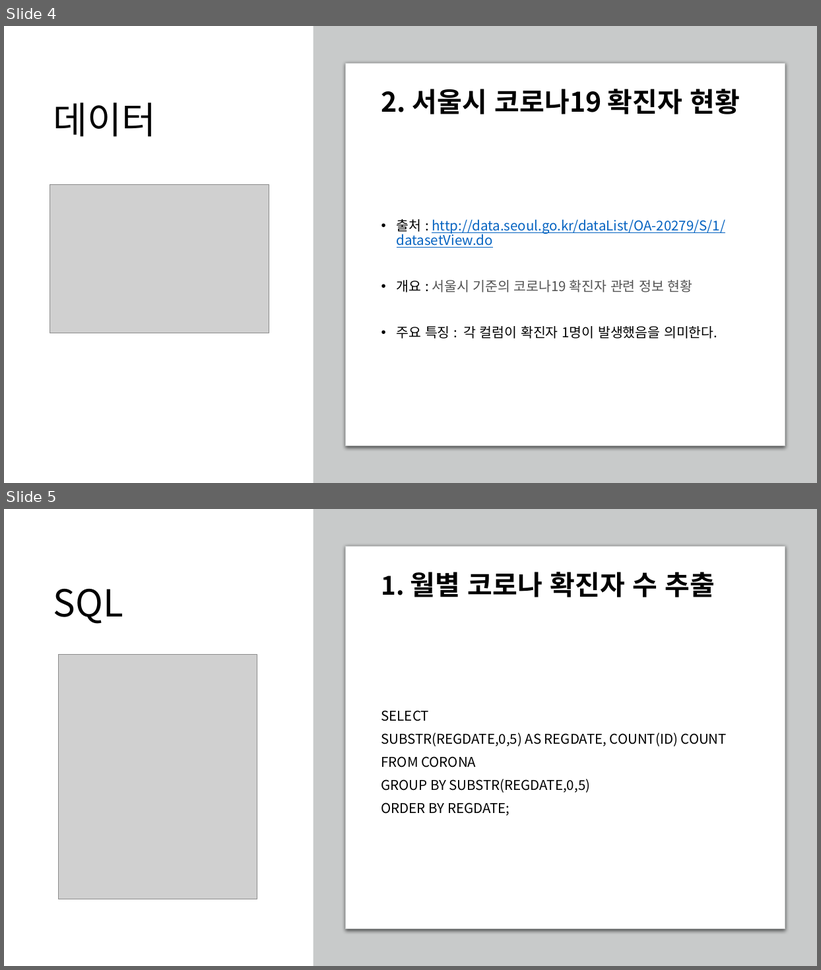
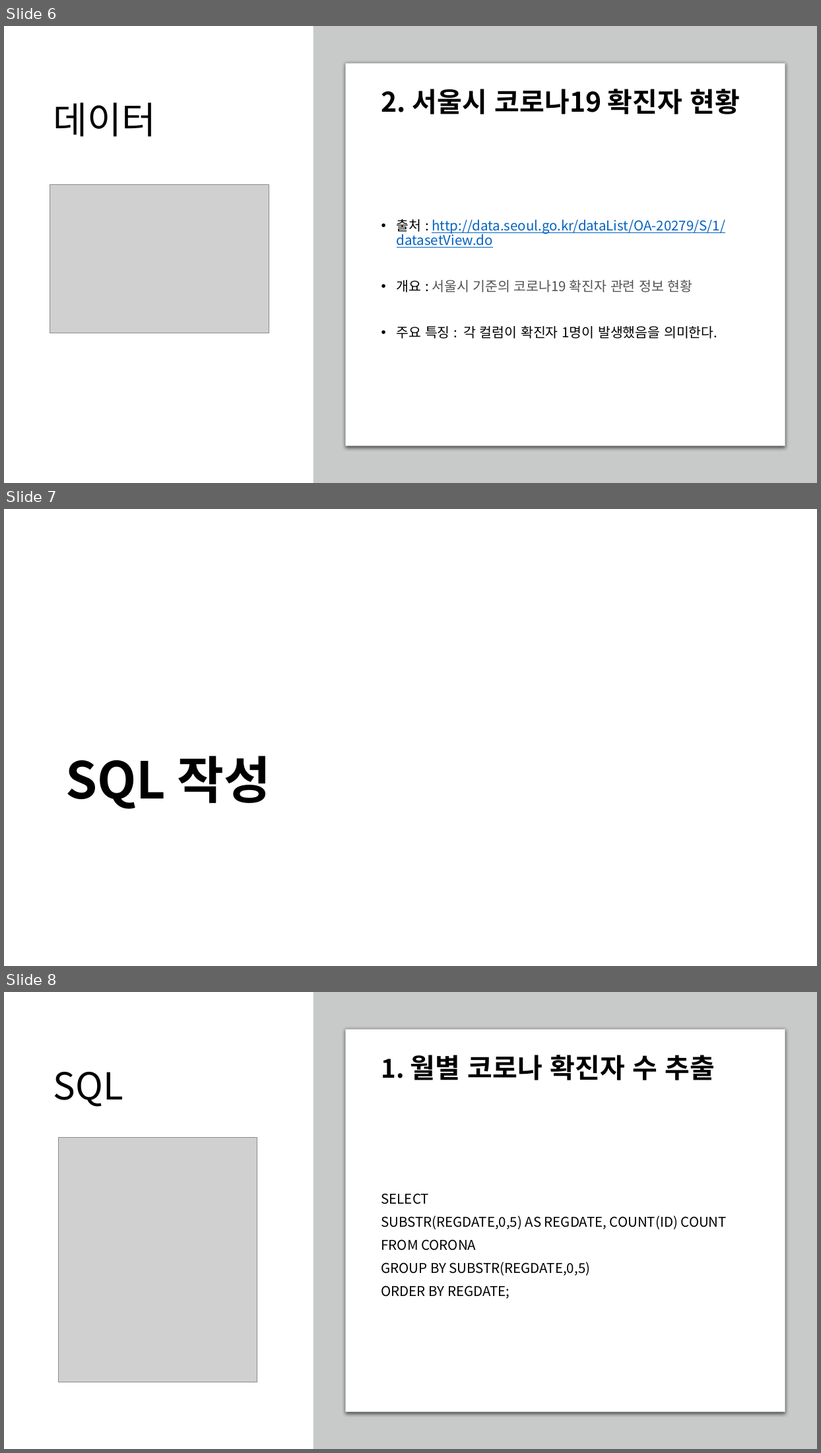
Before and after one commit to hennylee/kopo-04-database, a slide deck: project-2/일자별_코로나확진자수 및 가계대출/보고서_외부 데이터 적재 미니 프로젝트_이해니.pptx. Shown one above the other, each under a label of ours: slides 4 and 5 before the commit, slides 6, 7 and 8 after it. The pictures are 821x970 and 821x1453 pixels, drawn with LibreOffice and Linux fonts; fonts in the diff are those of the drawing; grey boxes stand for pictures. Boxes give left, top, right and bottom in pixels: in the first picture for what was removed or moved away, otherwise in the second. Text is boxed around its words. In the diff, an @@ line names an element or a change of style, - is before the commit and + after.

```diff
--- a/project-2/일자별_코로나확진자수 및 가계대출/보고서_외부 데이터 적재 미니 프로젝트_이해니.pptx
+++ b/project-2/일자별_코로나확진자수 및 가계대출/보고서_외부 데이터 적재 미니 프로젝트_이해니.pptx
@@ slide 7 added at [4,509,817,966], background #FFFFFF @@
@@ title added at [65,756,271,809], 60 pt, text #000000, bold @@
+SQL 작성
@@ what was slide 4 is now slide 6 @@
@@ what was slide 5 is now slide 8 @@
```
Also in this commit, not shown: 2 slides changed, 4 other slides added, 11 other files.
